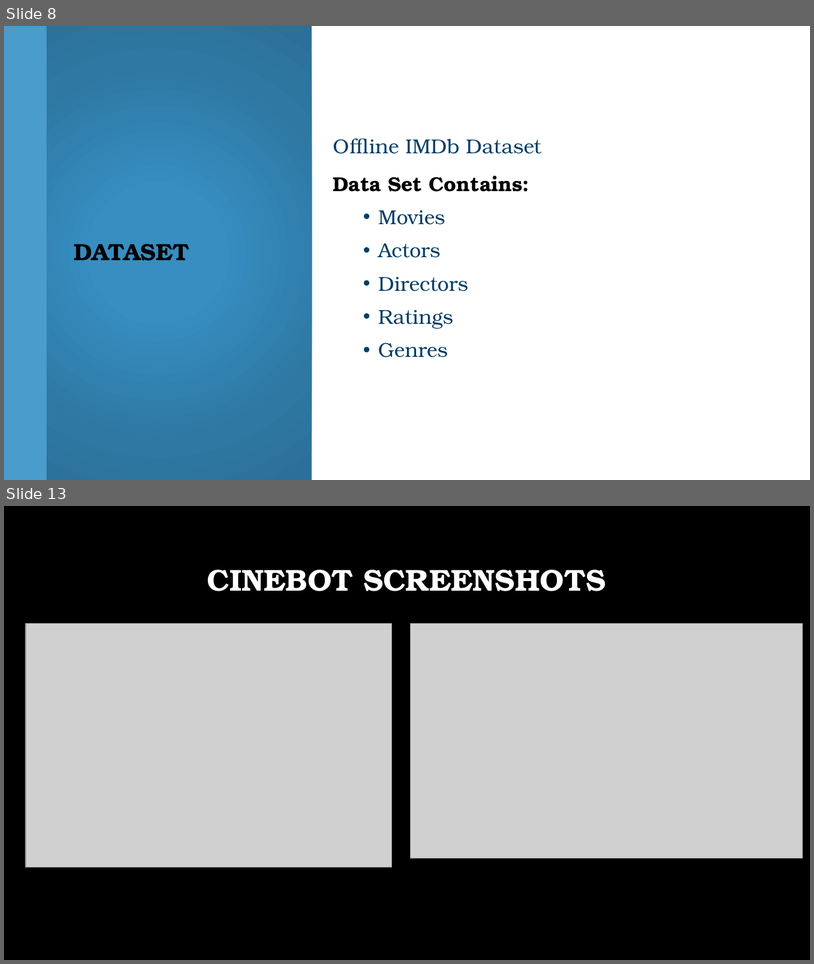
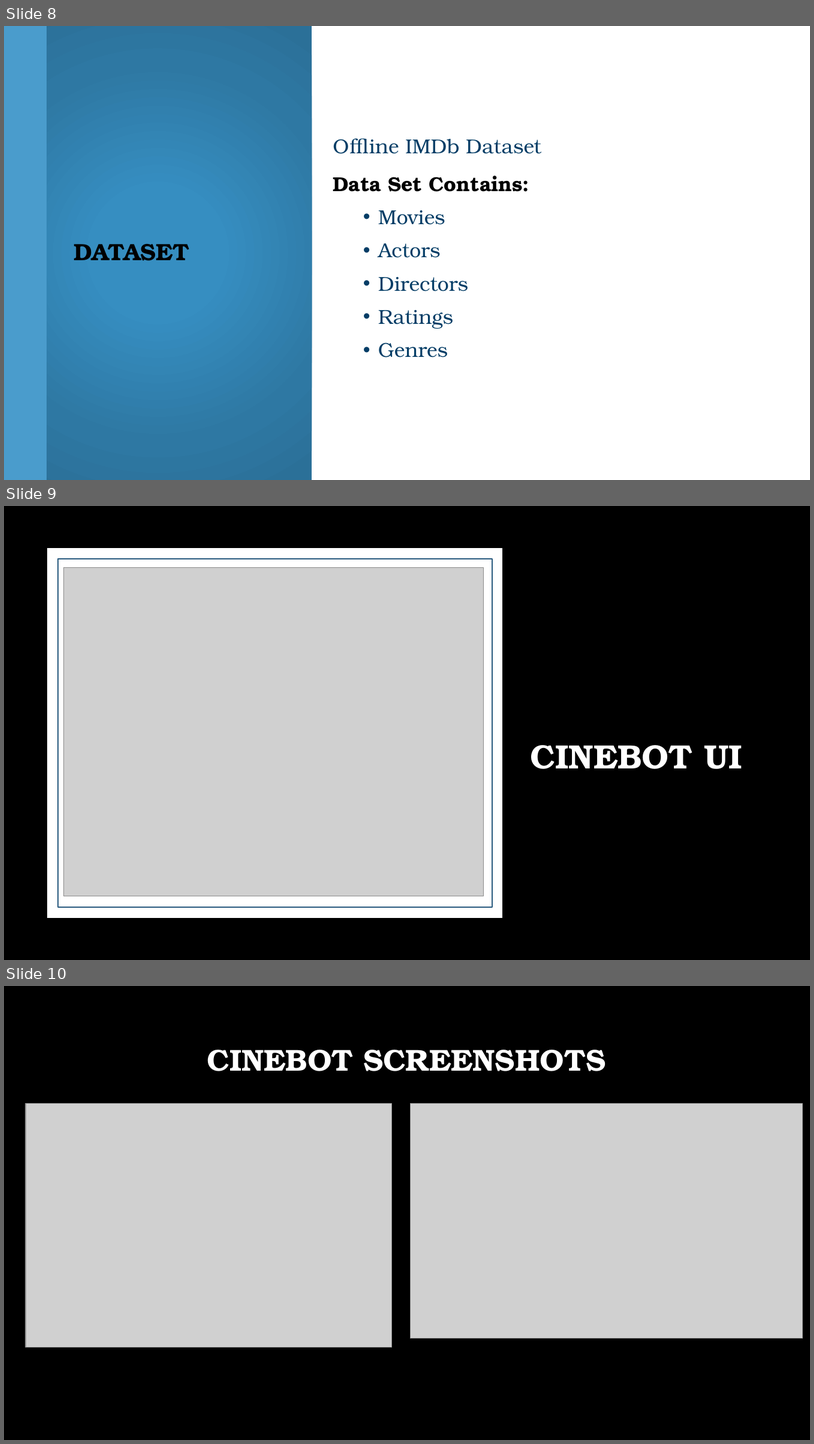
Before and after one commit to ramkrishnayprk/patriots, a slide deck: documentation/Presentation-IMDB_RAG-Model.pptx. Shown one above the other, each under a label of ours: slides 8 and 13 before the commit, slides 8, 9 and 10 after it; the slides between them are not shown. The pictures are 814x964 and 814x1444 pixels, drawn with LibreOffice and Linux fonts; fonts in the diff are those of the drawing; grey boxes stand for pictures; background and template pictures are left out. Boxes give left, top, right and bottom in pixels: in the first picture for what was removed or moved away, otherwise in the second. Text is boxed around its words. In the diff, an @@ line names an element or a change of style, - is before the commit and + after.

```diff
--- a/documentation/Presentation-IMDB_RAG-Model.pptx
+++ b/documentation/Presentation-IMDB_RAG-Model.pptx
@@ slide 9 added at box(4, 506, 810, 960), background picture (left out) @@
@@ rectangle added at box(54, 555, 497, 912), fill #FFFFFF, outline #FFFFFF 15 pt @@
@@ rectangle added at box(58, 559, 492, 906), outline #2A5B7F 1 pt @@
@@ picture added at box(64, 568, 484, 895) @@
@@ title added at box(531, 745, 743, 769), 40 pt, text #FFFFFF, bold @@
+CINEBOT UI
@@ what was slide 13 is now slide 10 @@
```
Also in this commit, not shown: 3 slides changed, 2 other slides added.
